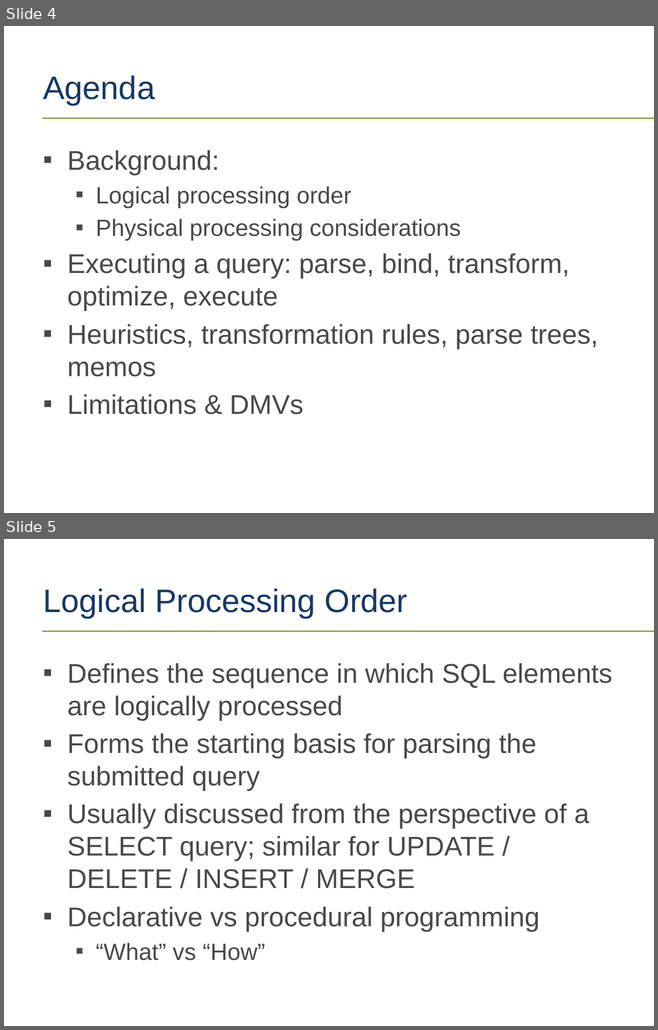
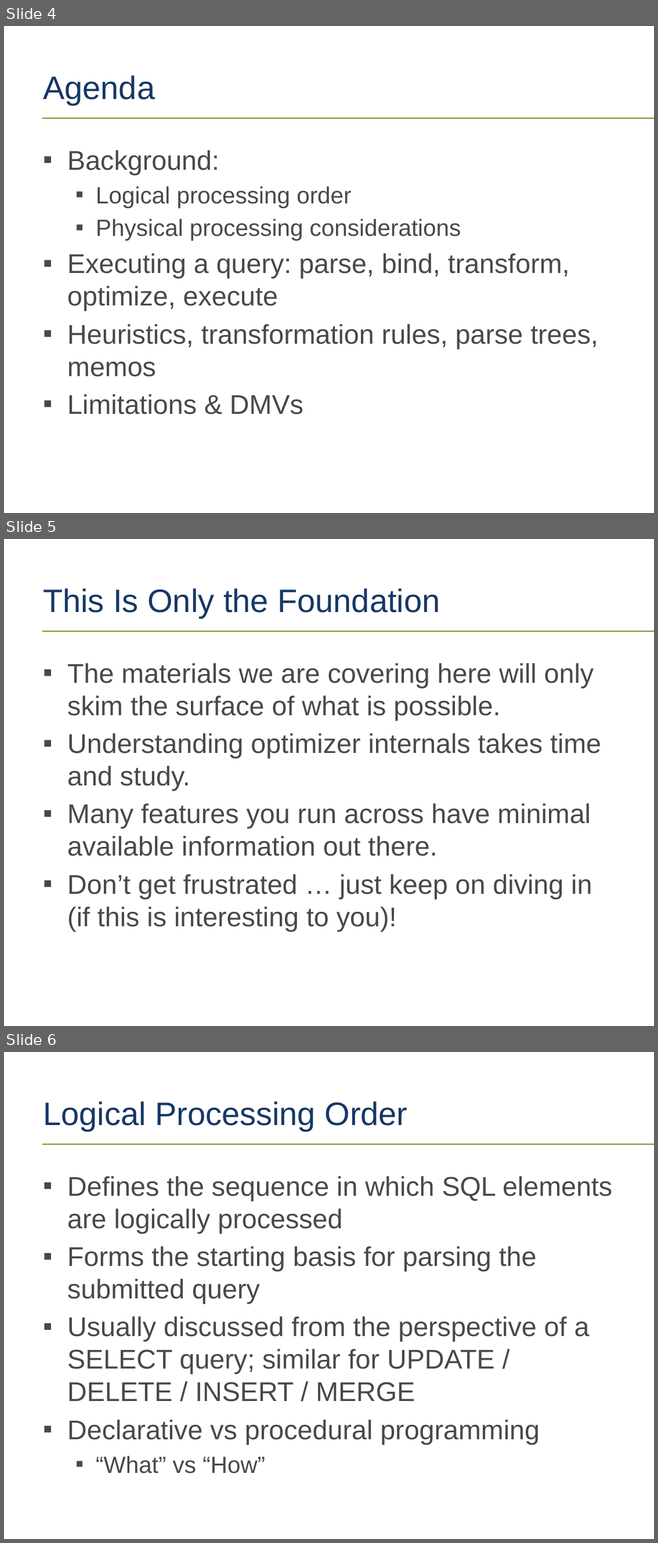
Before and after one commit to tf3604/OptimizerPresentation, a slide deck: Optimizer.pptx. Shown one above the other, each under a label of ours: slides 4 and 5 before the commit, slides 4, 5 and 6 after it. The pictures are 658x1030 and 658x1543 pixels, drawn with LibreOffice and Linux fonts; fonts in the diff are those of the drawing; background and template pictures are left out. Boxes give left, top, right and bottom in pixels: in the first picture for what was removed or moved away, otherwise in the second. Text is boxed around its words. In the diff, an @@ line names an element or a change of style, - is before the commit and + after.

```diff
--- a/Optimizer.pptx
+++ b/Optimizer.pptx
@@ slide 5 added at (4, 539, 654, 1026), background #FFFFFF; not listed: 1 template element that a slide beside it also shows @@
@@ title added at (43, 588, 440, 617), 36 pt, text #163764 @@
+This Is Only the Foundation
@@ text added at (67, 663, 601, 932), 30 pt, text #474947 @@
+▪ The materials we are covering here will only skim the surface of what is possible.
+▪ Understanding optimizer internals takes time and study.
+▪ Many features you run across have minimal available information out there.
+▪ Don’t get frustrated … just keep on diving in (if this is interesting to you)!
@@ what was slide 5 is now slide 6 @@
```
Also in this commit, not shown: 1 slide changed.
